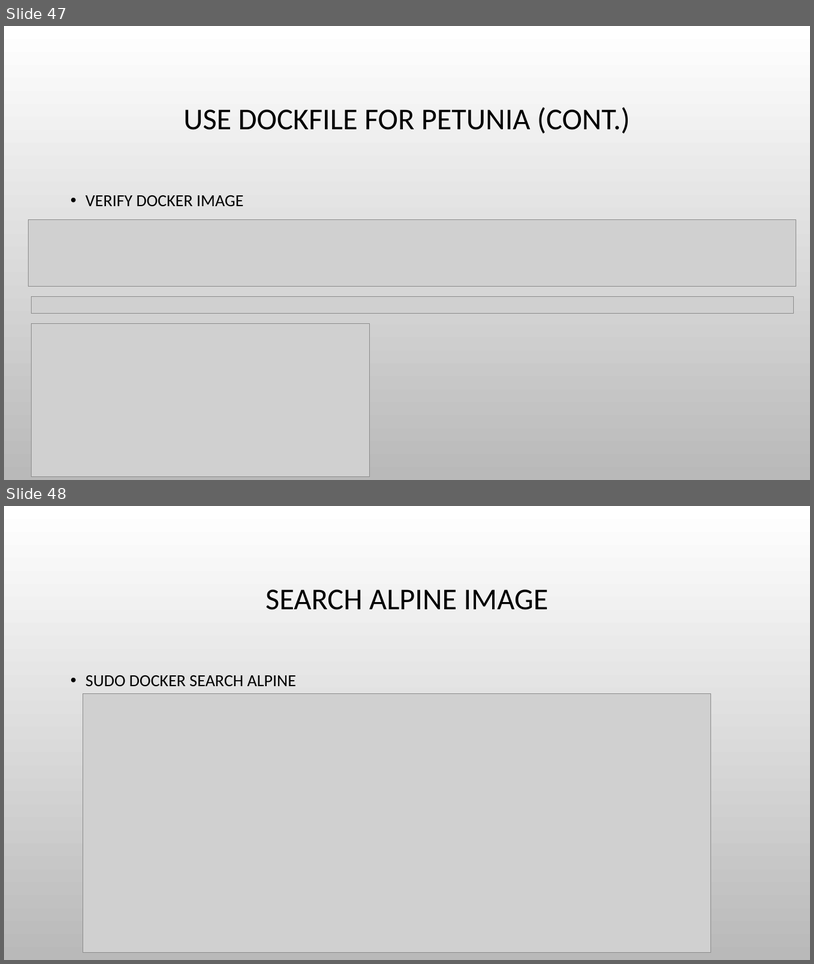
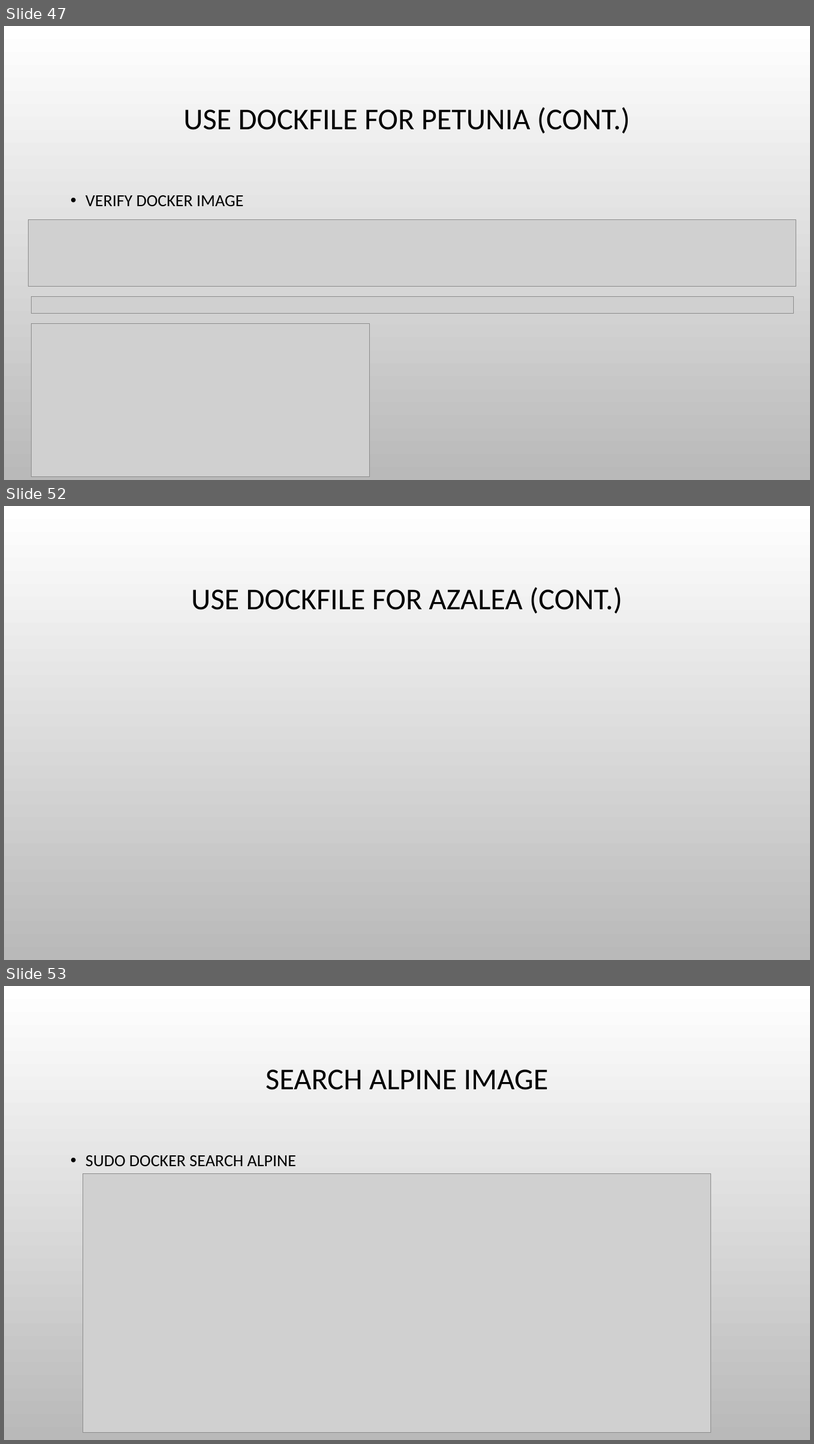
Before and after one commit to haixiang1977/iris, a slide deck: Docker Practice.pptx. Shown one above the other, each under a label of ours: slides 47 and 48 before the commit, slides 47, 52 and 53 after it; the slides between them are not shown. The pictures are 814x964 and 814x1444 pixels, drawn with LibreOffice and Linux fonts; fonts in the diff are those of the drawing; grey boxes stand for pictures; background and template pictures are left out. Boxes give left, top, right and bottom in pixels: in the first picture for what was removed or moved away, otherwise in the second. Text is boxed around its words. In the diff, an @@ line names an element or a change of style, - is before the commit and + after.

```diff
--- a/Docker Practice.pptx
+++ b/Docker Practice.pptx
@@ slide 52 added at <box>4,506,810,960</box>, background picture (left out) @@
@@ title added at <box>191,587,623,613</box>, 36 pt, text #000000 @@
+USE DOCKFILE FOR AZALEA (CONT.)
@@ what was slide 48 is now slide 53 @@
```
Also in this commit, not shown: 4 other slides added.
